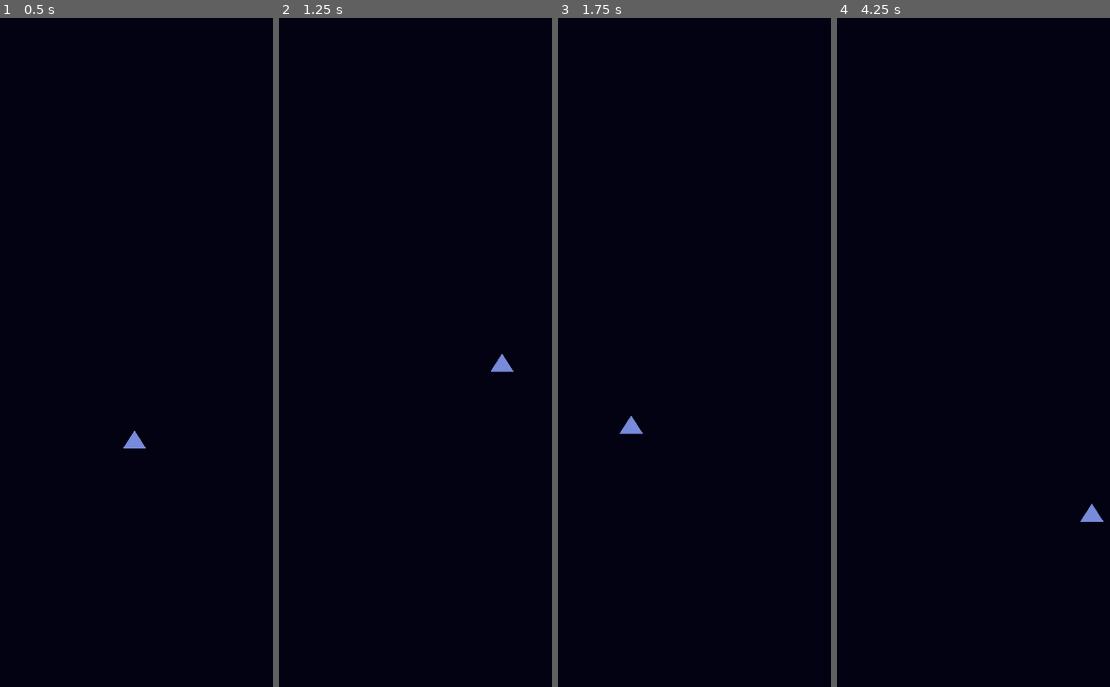
Above: before the commit, frames 1-4 (left to right).
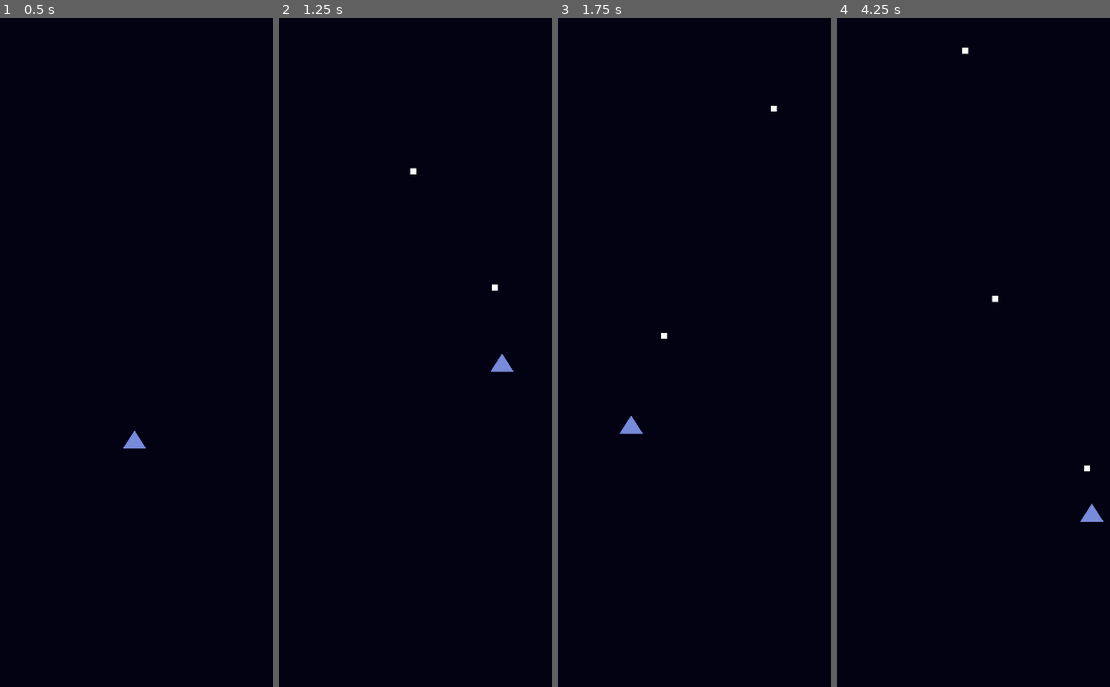
Above: after the commit, the same moments.

Repository: mystal/corneria
Game: Godot game, scene res://levels/proto.tscn
Same seed, same stepped clock (60 frames per second), same inputs: the game is played once before the commit and once after it.
Inputs (mouse positions are in pixels of both pictures, inside the frame that each line leads up to):
- Up to frame 1 (0.5 s): no input
- Up to frame 2 (1.25 s): move the mouse to (508, 359) at 0.52 s; hold Right (ui_right) from 0.53 s (still down)
- Up to frame 3 (1.75 s): move the mouse to (604, 439) at 1.27 s; release Right (ui_right) at 1.28 s; hold Left (ui_left) from 1.28 s (still down)
- Up to frame 4 (4.25 s): move the mouse to (1014, 232) at 2.02 s; release Left (ui_left) at 2.03 s; hold Right (ui_right) 2.03-3.53 s; move the mouse to (948, 553) at 2.77 s; move the mouse to (1099, 513) at 3.52 s; hold Left (ui_left) from 3.53 s (still down)

Frame 1 is identical in both runs. In frame 2, less than 0.1% of the frame differs, in the area x 47-81%, y 22-41%; in frame 3, less than 0.1%; in frame 4, less than 0.1%, in the area x 45-93%, y 4-68%.

Commit message:
Player shoots projectiles, has faction enum

Diff:
--- a/godot/entities/player/player.gd
+++ b/godot/entities/player/player.gd
@@ -3,6 +3,14 @@
 
 @export_group("Movement")
 # @export var _speed = 300.0
+
+@export_group("Shooter")
+@export var projectile_scene: PackedScene
+@export var fire_rate: float = 2.0
+
+var faction: Enums.Faction = Enums.Faction.PLAYER
+
+@onready var _fire_cooldown: float = 1.0 / fire_rate
 
 func _physics_process(delta: float) -> void:
 	# TODO: Keyboard/Controller input
@@ -22,3 +30,15 @@
 	# if viewport_rect.has_point(mouse_pos):
 		# var dv = position.distance_to(mouse_pos)
 		# position = position.move_toward(mouse_pos, _speed * delta)
+
+	_fire_cooldown -= delta
+	if _fire_cooldown <= 0.0:
+		# Spawn projectile
+		var new_projectile: Projectile = projectile_scene.instantiate()
+		new_projectile.instigator = self
+		new_projectile.position = position
+		new_projectile.dir = Vector2.UP
+		get_tree().current_scene.add_child(new_projectile)
+
+		# Reset cooldown
+		_fire_cooldown = 1.0 / fire_rate
--- a/godot/entities/player/player.tscn
+++ b/godot/entities/player/player.tscn
@@ -1,12 +1,14 @@
-[gd_scene load_steps=3 format=3 uid="uid://dqg0hcdo0u5in"]
+[gd_scene load_steps=4 format=3 uid="uid://dqg0hcdo0u5in"]
 
 [ext_resource type="Script" path="res://entities/player/player.gd" id="1_y4flr"]
+[ext_resource type="PackedScene" uid="uid://c87otpe6316rq" path="res://entities/projectiles/projectile.tscn" id="2_74mmw"]
 
 [sub_resource type="CircleShape2D" id="CircleShape2D_k4dri"]
 
 [node name="Player" type="CharacterBody2D"]
 motion_mode = 1
 script = ExtResource("1_y4flr")
+projectile_scene = ExtResource("2_74mmw")
 
 [node name="Polygon2D" type="Polygon2D" parent="."]
 position = Vector2(0, -4.5)
--- /dev/null
+++ b/godot/entities/projectiles/projectile.gd
@@ -0,0 +1,27 @@
+class_name Projectile
+extends Area2D
+
+@export_group("Movement")
+@export_range(0.0, 2000.0, 5.0, "or_greater") var speed: float = 600.0
+
+var instigator: Node = null:
+	set(value):
+		instigator = value
+		if value.faction == Enums.Faction.PLAYER:
+			$Polygon2D.color = Color.WHITE
+		else:
+			$Polygon2D.color = Color.RED
+
+var faction: Enums.Faction:
+	get:
+		if instigator:
+			return instigator.faction
+		return Enums.Faction.PLAYER
+
+var dir: Vector2 = Vector2.ZERO
+
+func _ready() -> void:
+	pass
+
+func _process(delta: float) -> void:
+	position += dir * speed * delta
--- /dev/null
+++ b/godot/entities/projectiles/projectile.tscn
@@ -0,0 +1,16 @@
+[gd_scene load_steps=3 format=3 uid="uid://c87otpe6316rq"]
+
+[ext_resource type="Script" path="res://entities/projectiles/projectile.gd" id="1_e23e4"]
+
+[sub_resource type="RectangleShape2D" id="RectangleShape2D_xpc6v"]
+size = Vector2(10, 10)
+
+[node name="Projectile" type="Area2D"]
+script = ExtResource("1_e23e4")
+
+[node name="Polygon2D" type="Polygon2D" parent="."]
+polygon = PackedVector2Array(-5, -5, 5, -5, 5, 5, -5, 5)
+
+[node name="CollisionShape2D" type="CollisionShape2D" parent="."]
+shape = SubResource("RectangleShape2D_xpc6v")
+debug_color = Color(0.875, 0.788, 0.549, 0.42)
--- /dev/null
+++ b/godot/globals/enums.gd
@@ -0,0 +1,6 @@
+extends Node
+
+enum Faction {
+    PLAYER,
+    ENEMY,
+}
--- a/godot/project.godot
+++ b/godot/project.godot
@@ -15,6 +15,10 @@
 config/features=PackedStringArray("4.3", "GL Compatibility")
 config/icon="res://icon.svg"
 
+[autoload]
+
+Enums="*res://globals/enums.gd"
+
 [display]
 
 window/size/viewport_width=720
